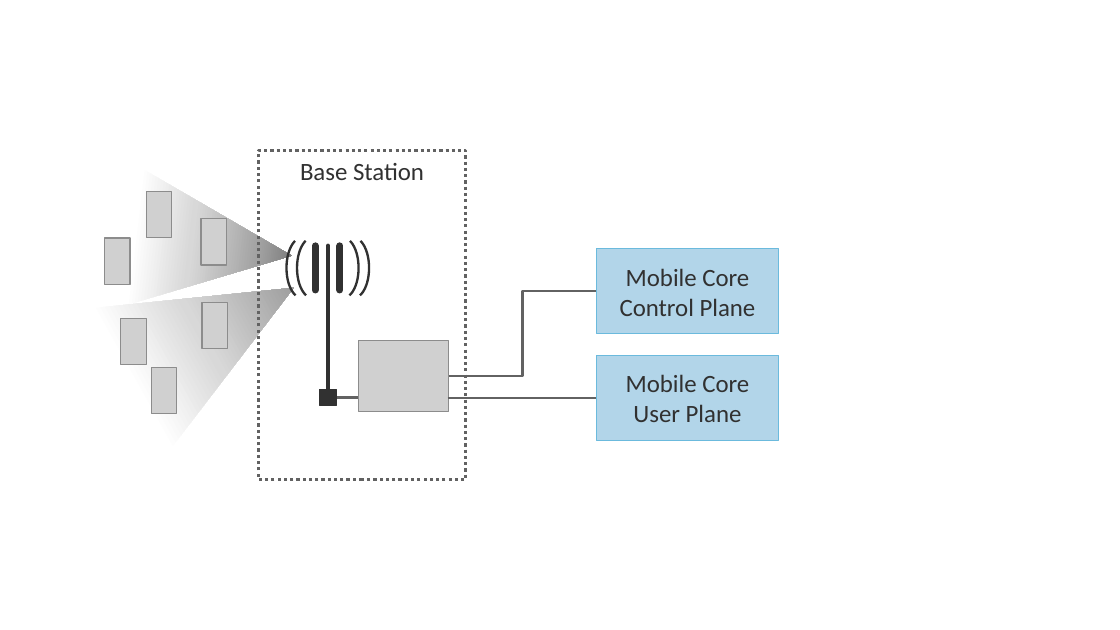
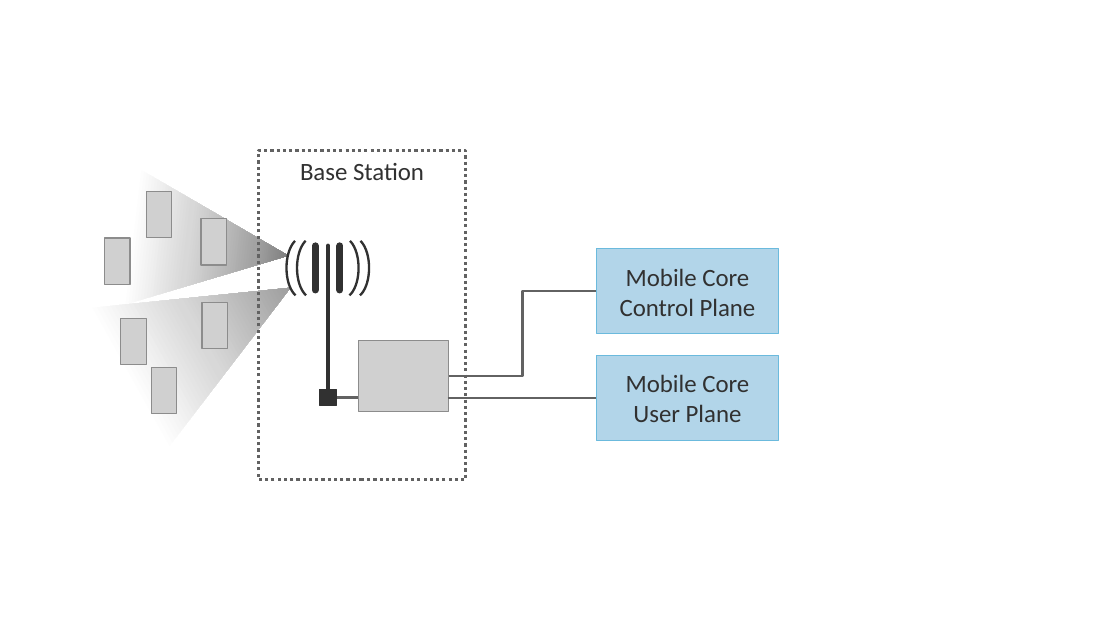
Before and after one commit to SystemsApproach/private5g, a slide deck: slide 3 of figures.pptx. Drawn at 1120x630 pixels with LibreOffice and Linux fonts; fonts in the diff are those of the drawing; grey boxes stand for pictures. Boxes give left, top, right and bottom in pixels: in the first picture for what was removed or moved away, otherwise in the second. Text is boxed around its words. In the diff, an @@ line names an element or a change of style, - is before the commit and + after.

```diff
--- a/figures.pptx
+++ b/figures.pptx
@@ triangle: place and size @@
-triangle at bbox=[85, 215, 335, 455]
+triangle at bbox=[82, 215, 331, 455]
```
Also in this commit, not shown: 3 other slides changed, 27 other files.
